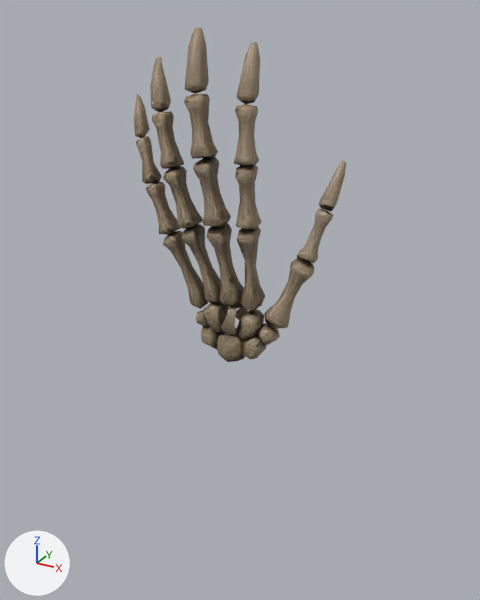
Two versions of the glTF model public/models/bone-hand-left.glb, one commit apart.
The view is the same before and after, from a camera (50 mm lens) standing at (0.256, -0.449, 0.273) and looking at (-0.007, 0.029, 0.034). Lighting does not change. The marker at lower left points along +X, +Y and +Z. The first picture is the older version. Where no turn or scale is listed for an object, it has been applied to the vertices.

In view in the first picture: 'finger_index', 'finger_index_pip', 'finger_middle', 'finger_middle_dip', 'finger_middle_pip', 'finger_ring', 'finger_ring_pip', 'palm_meta_index', 'palm_meta_middle', 'palm_meta_pinky', 'palm_meta_ring', 'palm_meta_thumb' and 15 more.
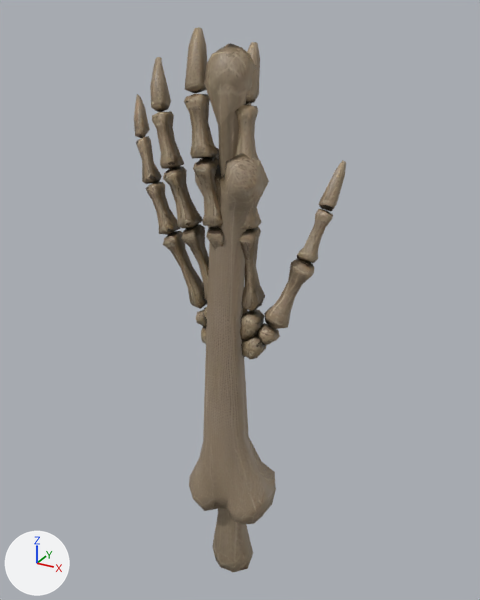
What differs and where, as boxes (x1, y1, x2, y2) in the pictures (480 x 600 px):
```json
{"object": "arm_humerus", "change": "added", "after": [189, 148, 276, 525], "on screen": "brown"}
{"object": "arm_radius", "change": "added", "after": [204, 43, 257, 572], "on screen": "brown"}
{"object": "arm_ulna", "change": "added", "after": [218, 43, 234, 132], "on screen": "mostly hidden"}
{"object": "palm_meta_middle", "change": "unchanged, covered by the edit", "before": [206, 223, 244, 306], "after": [206, 227, 224, 250]}
{"object": "finger_index", "change": "unchanged, covered by the edit", "before": [235, 165, 261, 230], "after": [240, 208, 261, 230]}
```

The change, as JSON lines over the scene's bpy script:
```json
{"op": "add", "block": "img_skeleton_forearms_3d_model_seperate_tripo_part_15_basecolor", "code": ["img_skeleton_forearms_3d_model_seperate_tripo_part_15_basecolor = load_image('skeleton_forearms_3d_model_seperate_tripo_part_15_basecolor', '_unpacked/skeleton_forearms_3d_model_seperate_tripo_part_15_basecolor', 512, 512, 'sRGB')"]}
{"op": "add", "block": "img_skeleton_forearms_3d_model_seperate_tripo_part_11_basecolor", "code": ["img_skeleton_forearms_3d_model_seperate_tripo_part_11_basecolor = load_image('skeleton_forearms_3d_model_seperate_tripo_part_11_basecolor', '_unpacked/skeleton_forearms_3d_model_seperate_tripo_part_11_basecolor', 512, 512, 'sRGB')"]}
{"op": "add", "block": "img_skeleton_forearms_3d_model_seperate_tripo_part_17_basecolor", "code": ["img_skeleton_forearms_3d_model_seperate_tripo_part_17_basecolor = load_image('skeleton_forearms_3d_model_seperate_tripo_part_17_basecolor', '_unpacked/skeleton_forearms_3d_model_seperate_tripo_part_17_basecolor', 1024, 1024, 'sRGB')"]}
{"op": "add", "block": "mat_material_tripo_part_15", "code": ["mat_material_tripo_part_15 = principled_material('Material_tripo_part_15')", "mat_material_tripo_part_15.texture = img_skeleton_forearms_3d_model_seperate_tripo_part_15_basecolor"]}
{"op": "add", "block": "mat_material_tripo_part_11", "code": ["mat_material_tripo_part_11 = principled_material('Material_tripo_part_11')", "mat_material_tripo_part_11.texture = img_skeleton_forearms_3d_model_seperate_tripo_part_11_basecolor"]}
{"op": "add", "block": "mat_material_tripo_part_17", "code": ["mat_material_tripo_part_17 = principled_material('Material_tripo_part_17')", "mat_material_tripo_part_17.texture = img_skeleton_forearms_3d_model_seperate_tripo_part_17_basecolor"]}
{"op": "add", "block": "me_mesh_15", "code": ["me_mesh_15 = bpy.data.meshes.new('Mesh_15')", "me_mesh_15.from_pydata(...)  # 64 vertices, 124 faces; spans x -0.014..0.013, y -0.015..0.014, z -0.25..0.25", "me_mesh_15.materials.append(mat_material_tripo_part_15)  # picture img_skeleton_forearms_3d_model_seperate_tripo_part_15_basecolor"]}
{"op": "add", "block": "me_mesh_11", "code": ["me_mesh_11 = bpy.data.meshes.new('Mesh_11')", "me_mesh_11.from_pydata(...)  # 78 vertices, 152 faces; spans x -0.021..0.021, y -0.018..0.018, z -0.25..0.25", "me_mesh_11.materials.append(mat_material_tripo_part_11)  # picture img_skeleton_forearms_3d_model_seperate_tripo_part_11_basecolor"]}
{"op": "add", "block": "me_mesh_17", "code": ["me_mesh_17 = bpy.data.meshes.new('Mesh_17')", "me_mesh_17.from_pydata(...)  # 142 vertices, 280 faces; spans x -0.041..0.042, y -0.031..0.036, z -0.175..0.175", "me_mesh_17.materials.append(mat_material_tripo_part_17)  # picture img_skeleton_forearms_3d_model_seperate_tripo_part_17_basecolor"]}
{"op": "add", "block": "ob_arm_ulna", "code": ["ob_arm_ulna = bpy.data.objects.new('arm_ulna', me_mesh_15)", "ob_arm_ulna.location = (0.0, 0.0, 0.0)"]}
{"op": "add", "block": "ob_arm_radius", "code": ["ob_arm_radius = bpy.data.objects.new('arm_radius', me_mesh_11)", "ob_arm_radius.location = (0.0, 0.0, 0.0)"]}
{"op": "add", "block": "ob_arm_humerus", "code": ["ob_arm_humerus = bpy.data.objects.new('arm_humerus', me_mesh_17)", "ob_arm_humerus.location = (0.0, 0.0, 0.0)"]}
```
